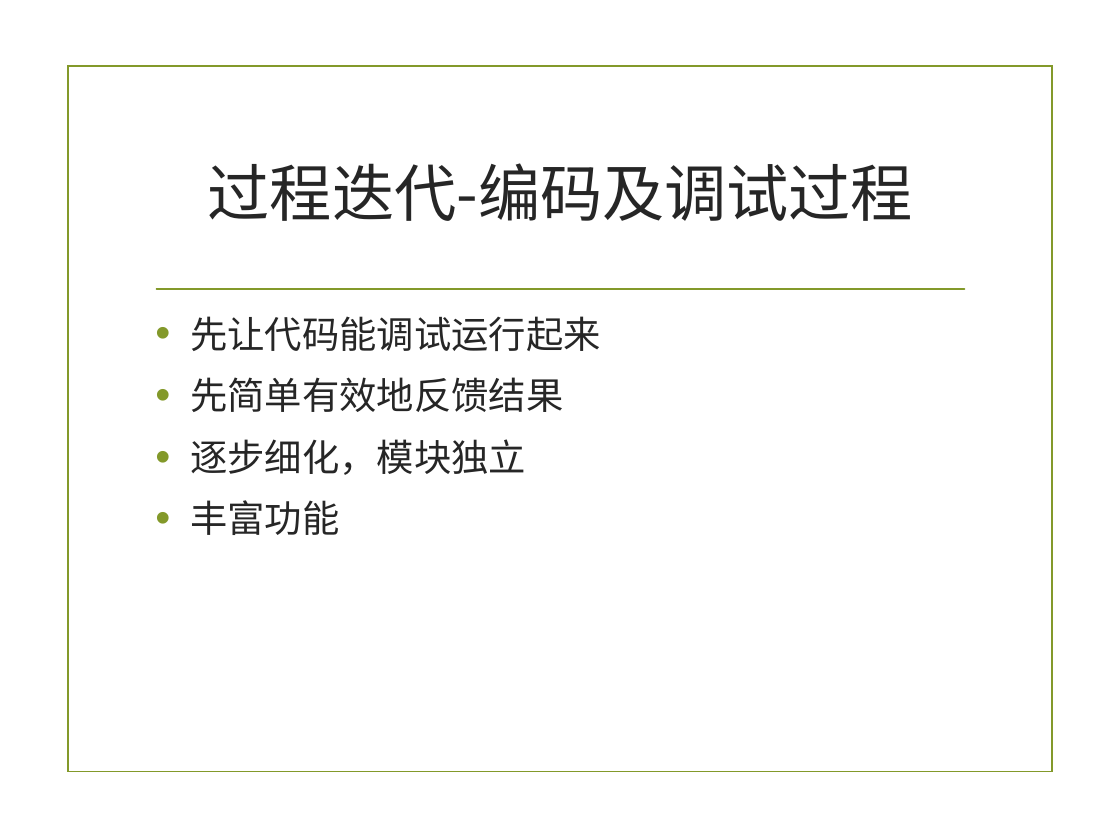
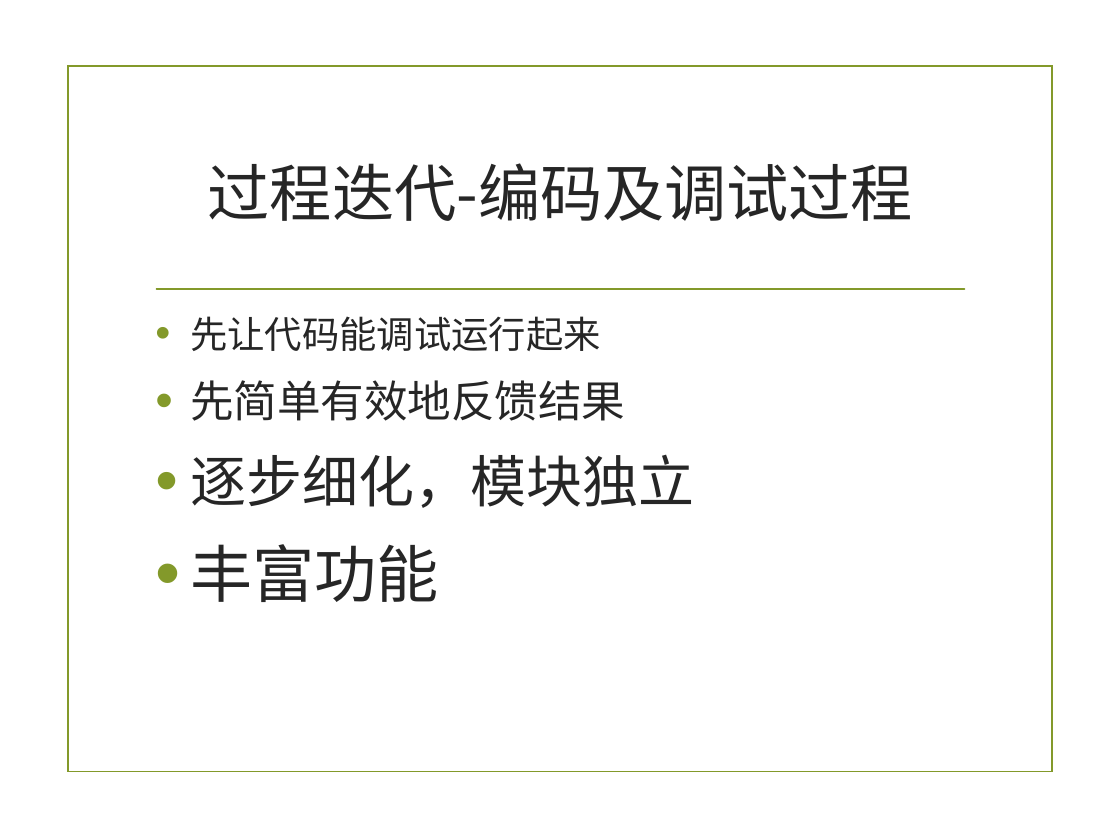
Before and after one commit to zuoshenghuang/curriculum, a slide deck: slide 25 of software/Ch_7_2_demo_2nd.pptx (slide 23 before the commit). Drawn at 1120x840 pixels with LibreOffice and Linux fonts; fonts in the diff are those of the drawing; background and template pictures are left out. Boxes give left, top, right and bottom in pixels: in the first picture for what was removed or moved away, otherwise in the second. Text is boxed around its words. In the diff, an @@ line names an element or a change of style, - is before the commit and + after.

```diff
--- a/software/Ch_7_2_demo_2nd.pptx
+++ b/software/Ch_7_2_demo_2nd.pptx
@@ text at [190, 380, 694, 602]: size 24 to 28 pt in "先简单有效地反馈结果"; size 24 to 36 pt in "逐步细化，模块独立"; size 24 to 40 pt in "丰富功能"; more space between paragraphs @@
```
Also in this commit, not shown: 2 other slides changed, 4 slides added, 35 other files.
